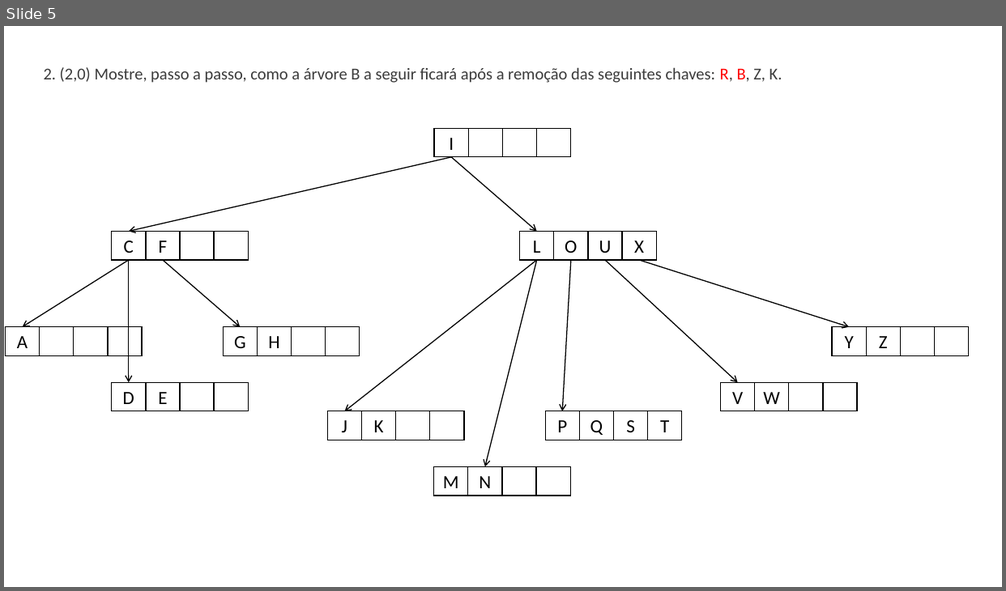
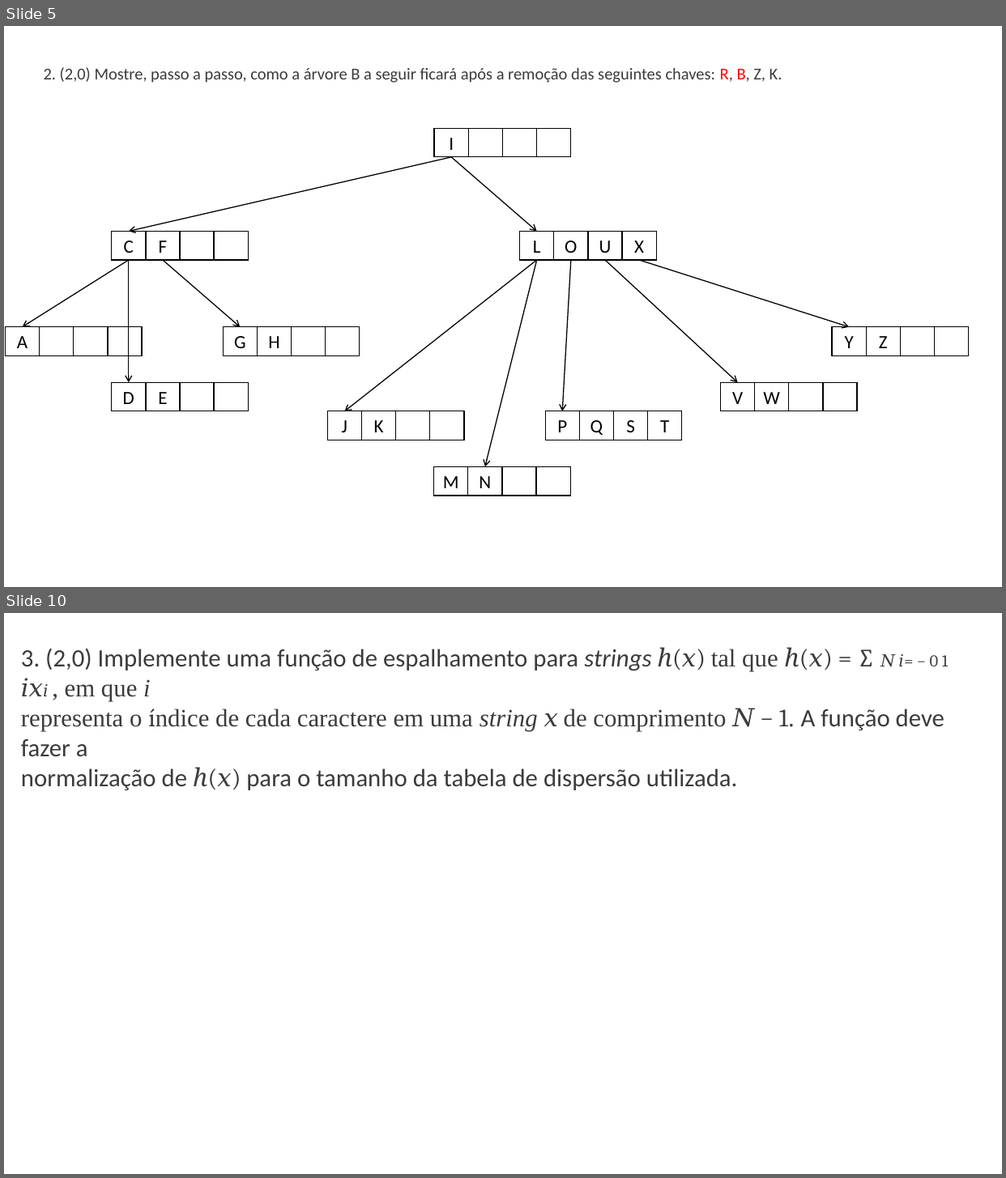
Before and after one commit to machadosbruno/Estrutura-de-Dados-II, a slide deck: 10-06-2025/ExerciciosProva.pptx. Shown one above the other, each under a label of ours: slide 5 before the commit, slides 5 and 10 after it; the slides between them are not shown. The pictures are 1006x591 and 1006x1178 pixels, drawn with LibreOffice and Linux fonts; fonts in the diff are those of the drawing. Boxes give left, top, right and bottom in pixels: in the first picture for what was removed or moved away, otherwise in the second. Text is boxed around its words. In the diff, an @@ line names an element or a change of style, - is before the commit and + after.

```diff
--- a/10-06-2025/ExerciciosProva.pptx
+++ b/10-06-2025/ExerciciosProva.pptx
@@ slide 10 added at <box>4,613,1002,1174</box>, background #FFFFFF @@
@@ text added at <box>21,647,948,790</box>, 24 pt, text #3B3B3B @@
+3. (2,0) Implemente uma função de espalhamento para strings ℎ(𝑥) tal que ℎ(𝑥) = ∑ 𝑁 𝑖= − 0 1 𝑖𝑥𝑖 , em que i
+representa o índice de cada caractere em uma string 𝑥 de comprimento 𝑁 − 1. A função deve fazer a
+normalização de ℎ(𝑥) para o tamanho da tabela de dispersão utilizada.
```
Also in this commit, not shown: 4 slides changed, 1 other file.
